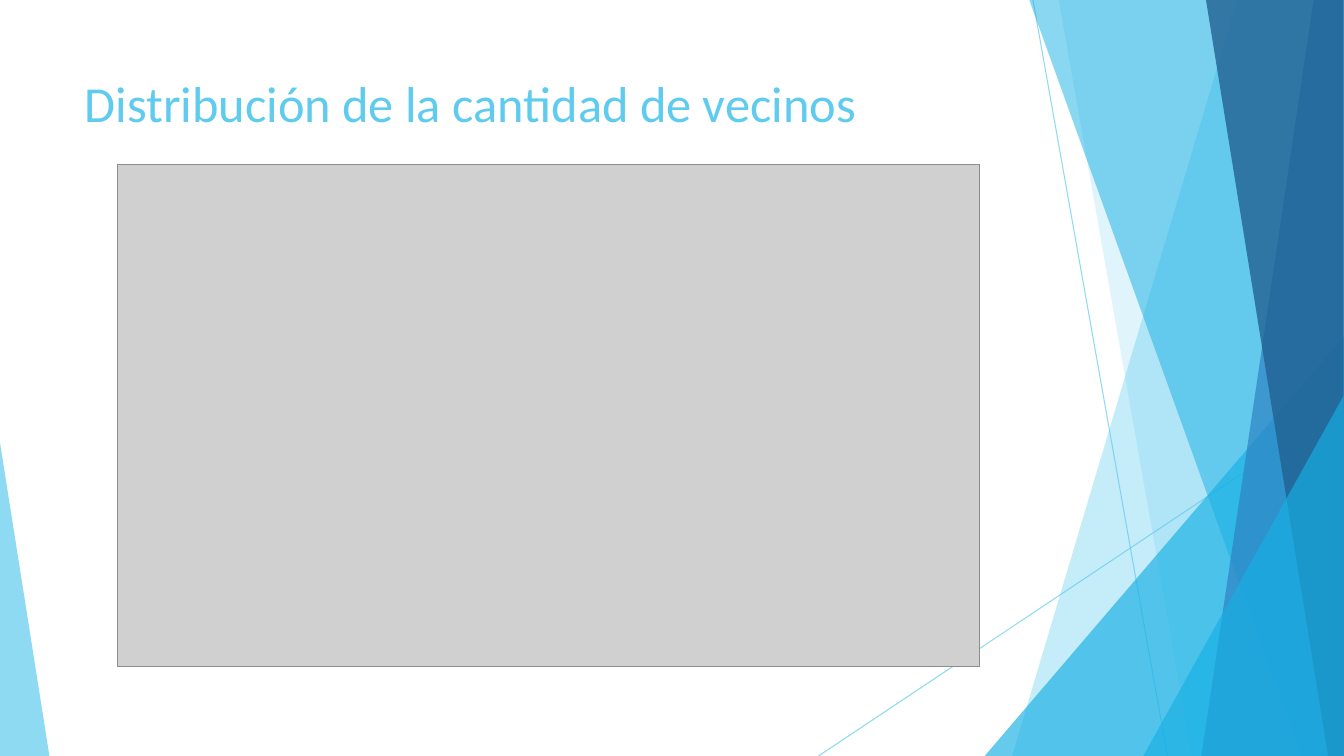
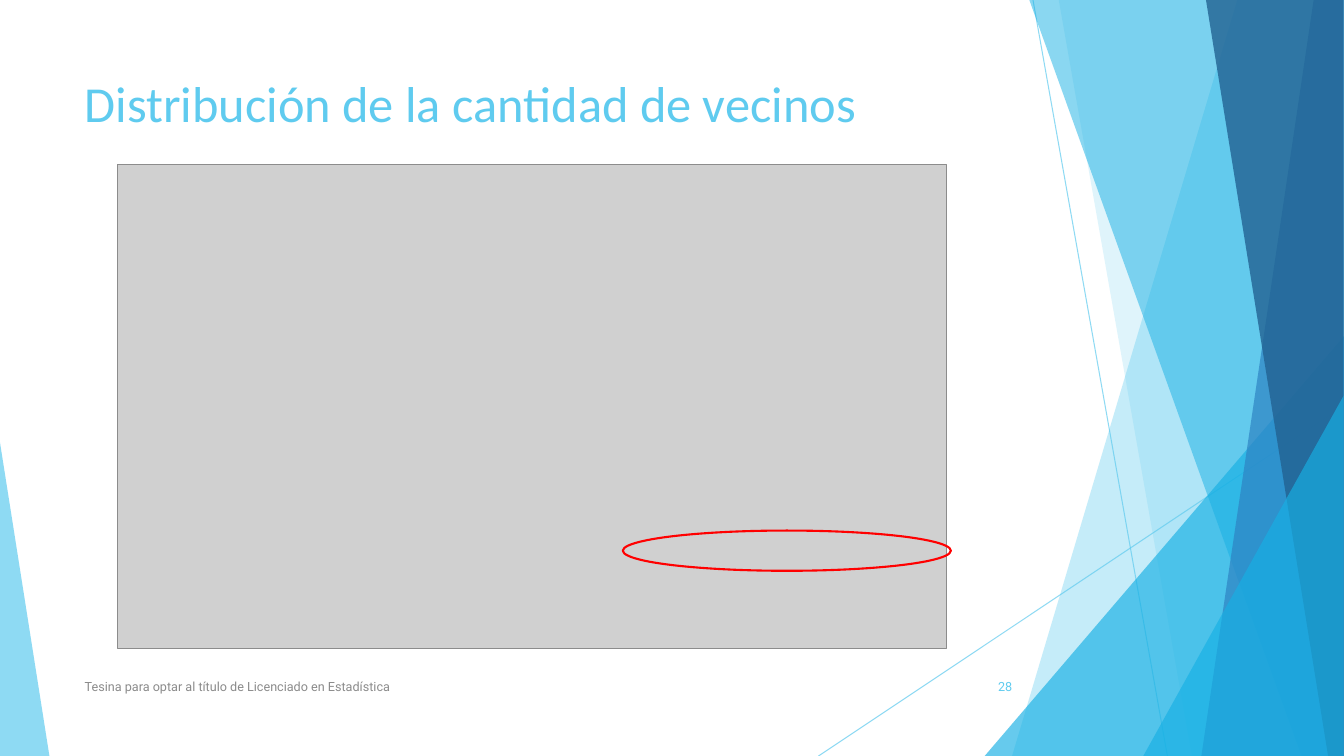
Before and after one commit to Seferra18/Tesina, a slide deck: slide 28 of ppt.pptx (slide 26 before the commit). Drawn at 1344x756 pixels with LibreOffice and Linux fonts; fonts in the diff are those of the drawing; grey boxes stand for pictures. Boxes give left, top, right and bottom in pixels: in the first picture for what was removed or moved away, otherwise in the second. Text is boxed around its words. In the diff, an @@ line names an element or a change of style, - is before the commit and + after.

Commit message:
Para compartir

```diff
--- a/ppt.pptx
+++ b/ppt.pptx
@@ picture: place and size @@
-picture at (118, 164, 980, 666)
+picture at (118, 164, 948, 648)
@@ ellipse added at (623, 530, 951, 571), outline #FF0000 1.5 pt @@
@@ text added at (85, 681, 390, 694), 9 pt, text #8C8C8C @@
+Tesina para optar al título de Licenciado en Estadística
@@ page number added at (998, 682, 1012, 691), 9 pt, text #5FCBEF @@
+28
```
Also in this commit, not shown: 24 other slides changed, 18 slides added, 7 slides removed.
